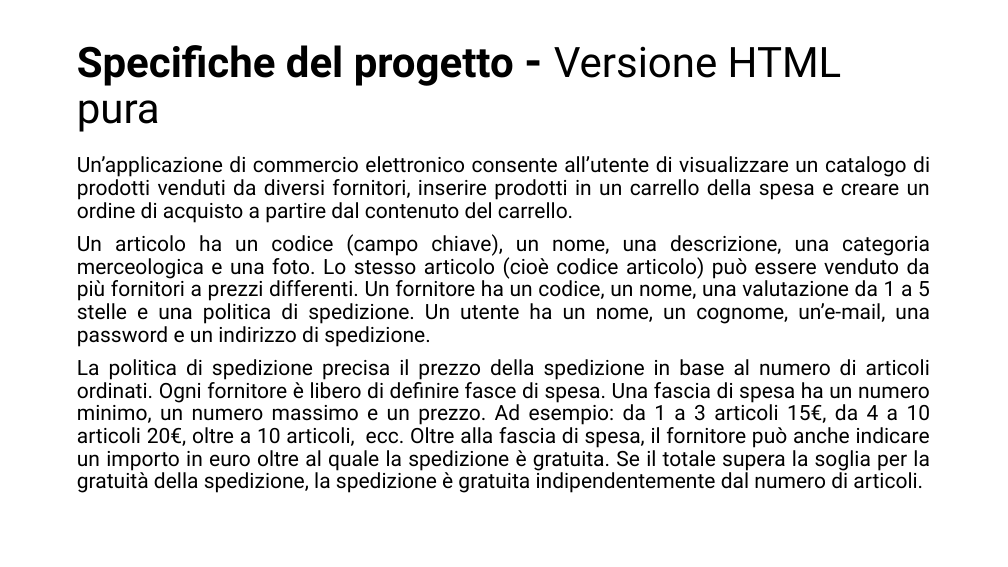
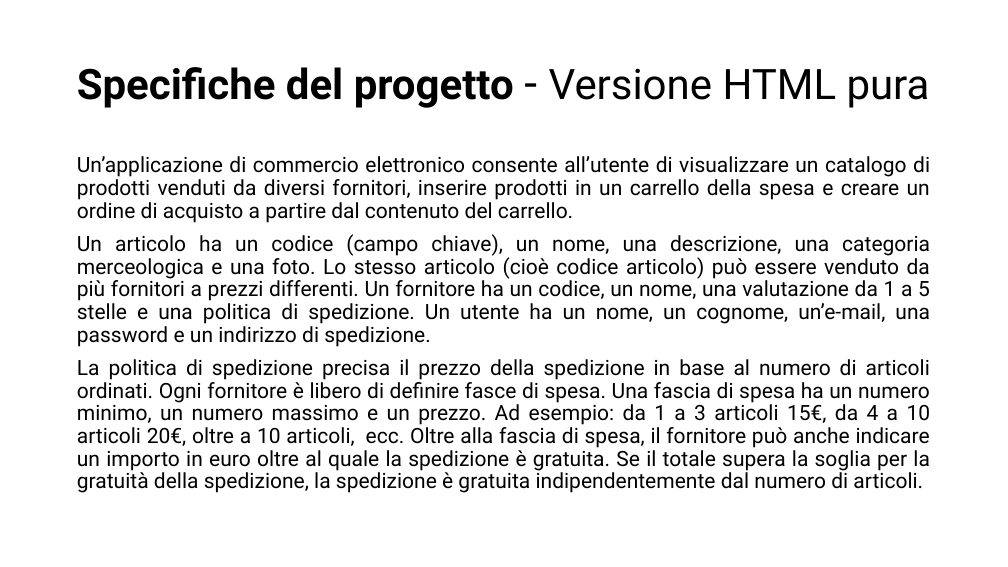
Before and after one commit to sofiamartellozzo/BigBang, a slide deck: slide 3 of docs/ideaPerLaPresentazione.pptx. Drawn at 1008x567 pixels with LibreOffice and Linux fonts; fonts in the diff are those of the drawing. Boxes give left, top, right and bottom in pixels: in the first picture for what was removed or moved away, otherwise in the second. Text is boxed around its words. In the diff, an @@ line names an element or a change of style, - is before the commit and + after.

```diff
--- a/docs/ideaPerLaPresentazione.pptx
+++ b/docs/ideaPerLaPresentazione.pptx
@@ title "Specifiche del progetto - Versione ..." at [77, 67, 930, 108]: bold off in "-" @@
```
Also in this commit, not shown: 1 other slide changed, 10 slides added.
